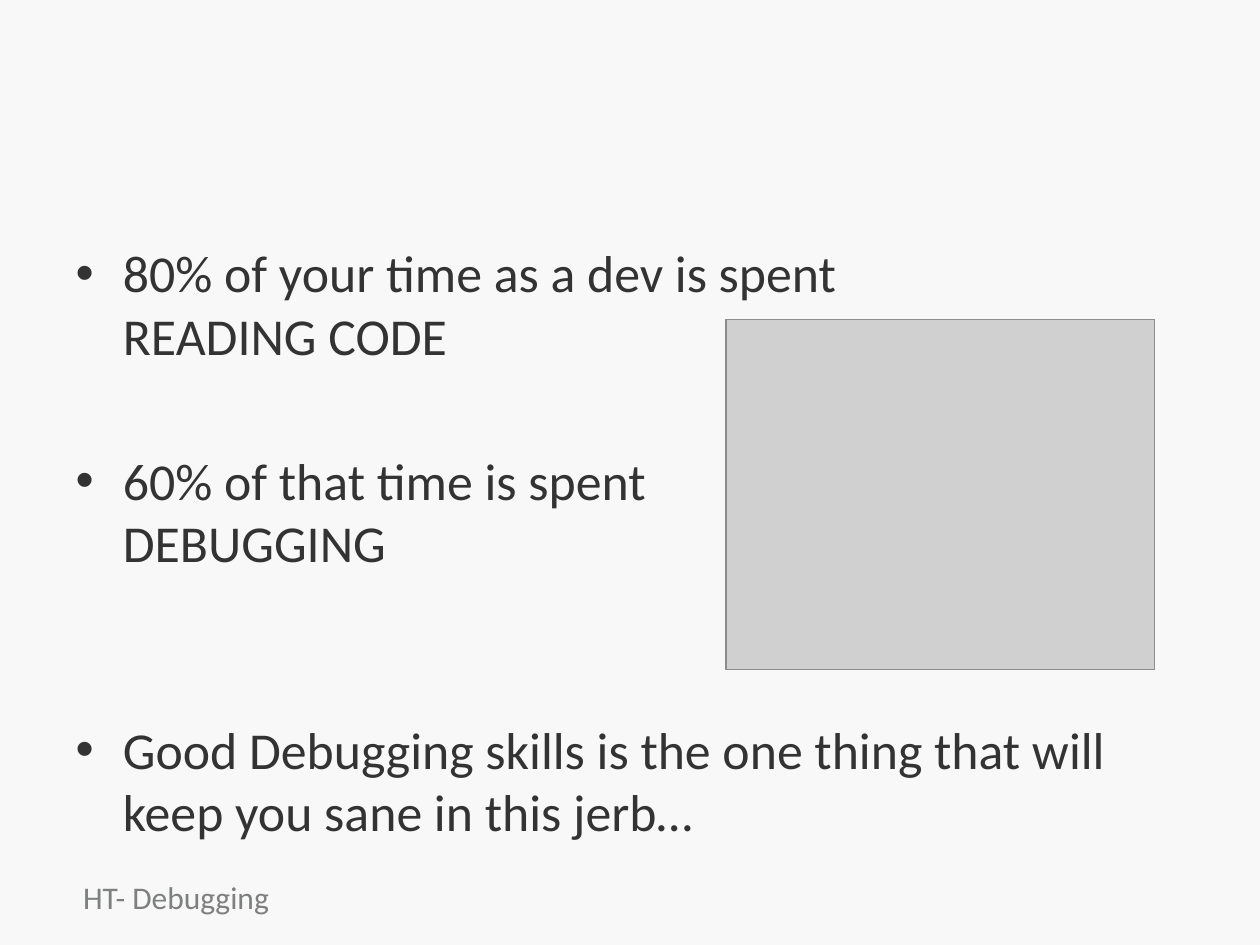
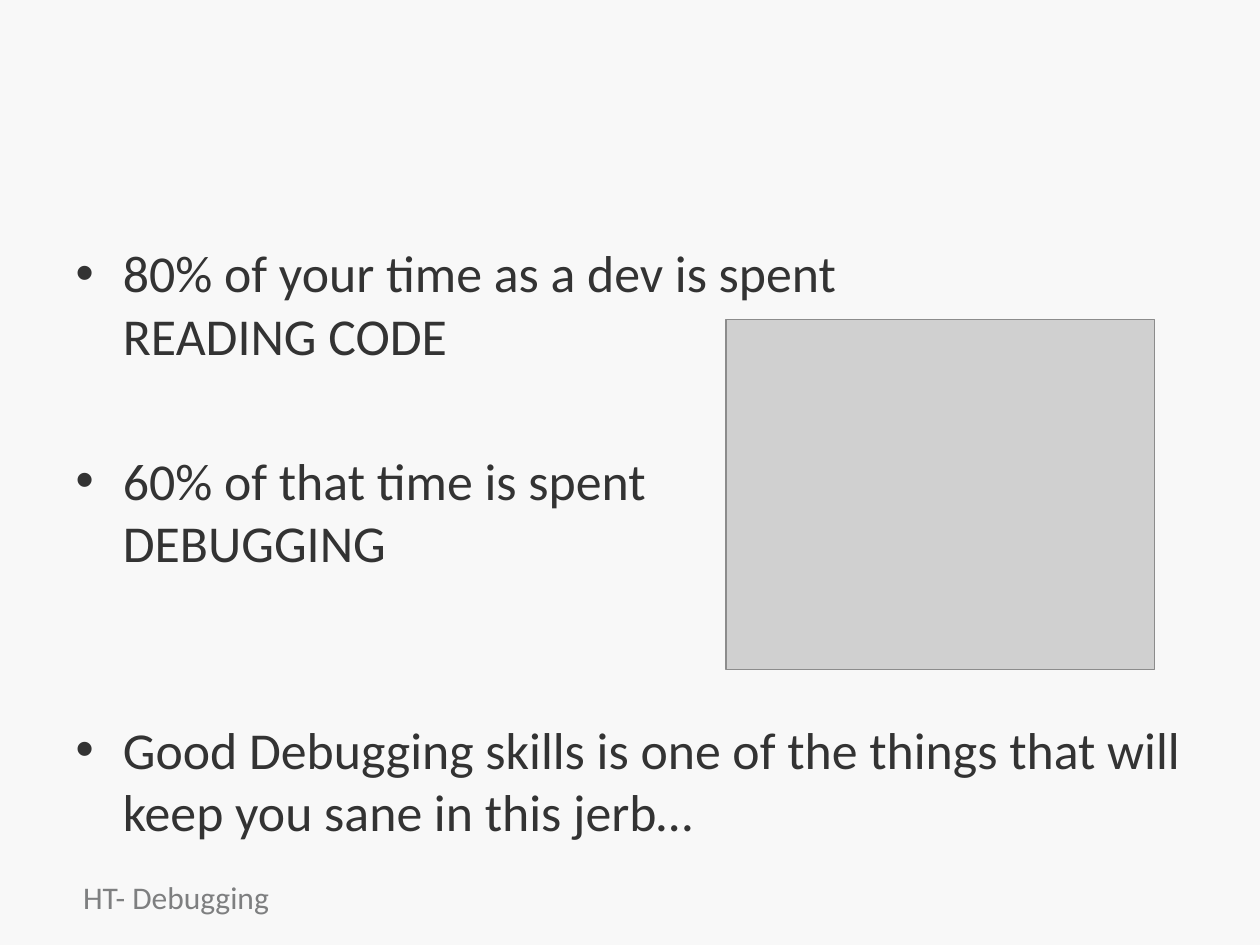
Before and after one commit to jumpcheng/debugging_notes, a slide deck: slide 3 of HT-debugging-basics.pptx. Drawn at 1260x945 pixels with LibreOffice and Linux fonts; fonts in the diff are those of the drawing; grey boxes stand for pictures; background and template pictures are left out. Boxes give left, top, right and bottom in pixels: in the first picture for what was removed or moved away, otherwise in the second. Text is boxed around its words. In the diff, an @@ line names an element or a change of style, - is before the commit and + after.

```diff
--- a/HT-debugging-basics.pptx
+++ b/HT-debugging-basics.pptx
@@ text at [123,733,1180,840]: text changed @@
-• Good Debugging skills is the one thing that will keep you sane in this jerb…
+• Good Debugging skills is one of the things that will keep you sane in this jerb…
```
Also in this commit, not shown: 8 other slides changed, 4 slides added, 2 other files.
